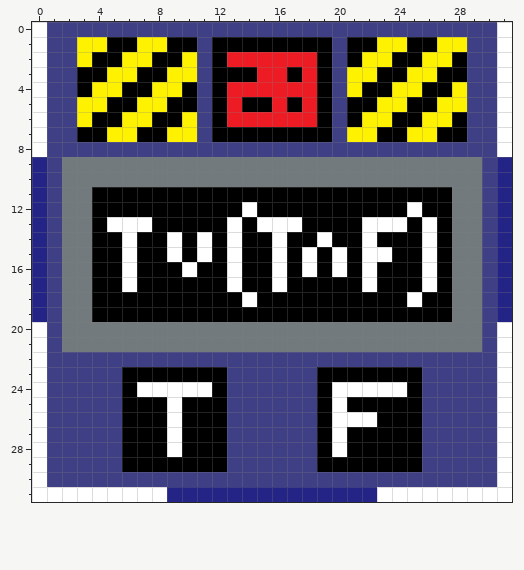
Pixel-art sprite -- Icons/Logic Statement.png. This is how it looked before the edit.
The file is 32x32 pixels. Colours within 5 levels of each other are drawn and written as one.
After the commit:
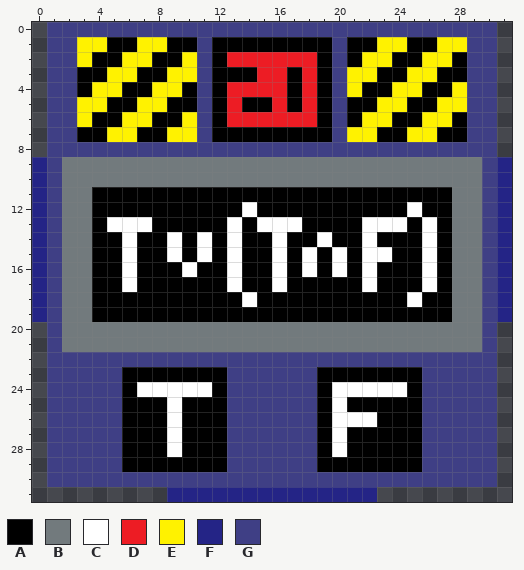
Palette (. is transparent): A #000000  B #727a7d  C #ffffff  D #ed1c24  E #fff200  F #242486  G #3f3f85
From old to new:
The edit turns colour D into colour A in row 4 at x 17.
The author cleared colour C in rows 0 to 8 at x 0 and 31; in rows 20 to 30 at x 0 and 31; in row 31 at x 0 to 8 and 23 to 31.
